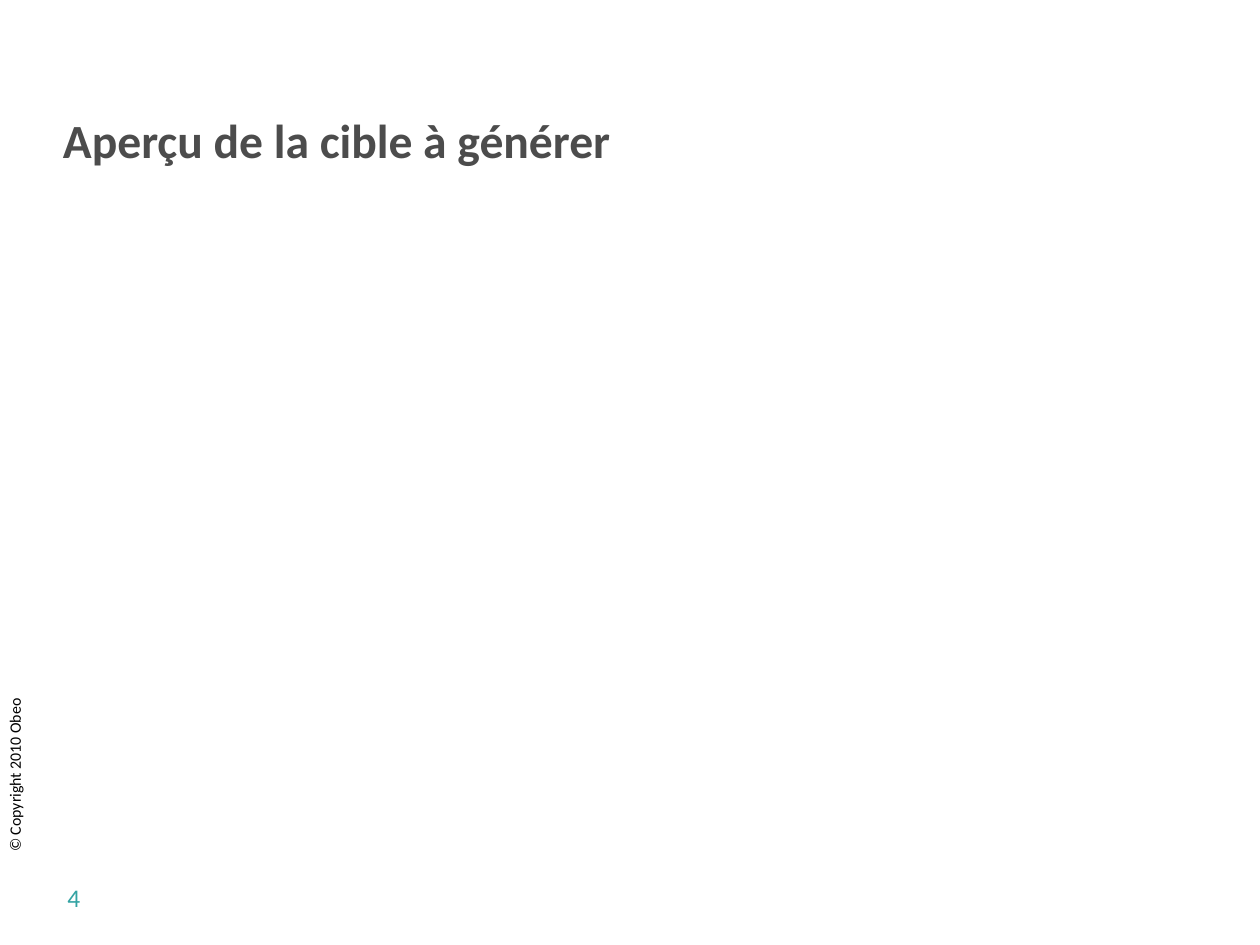
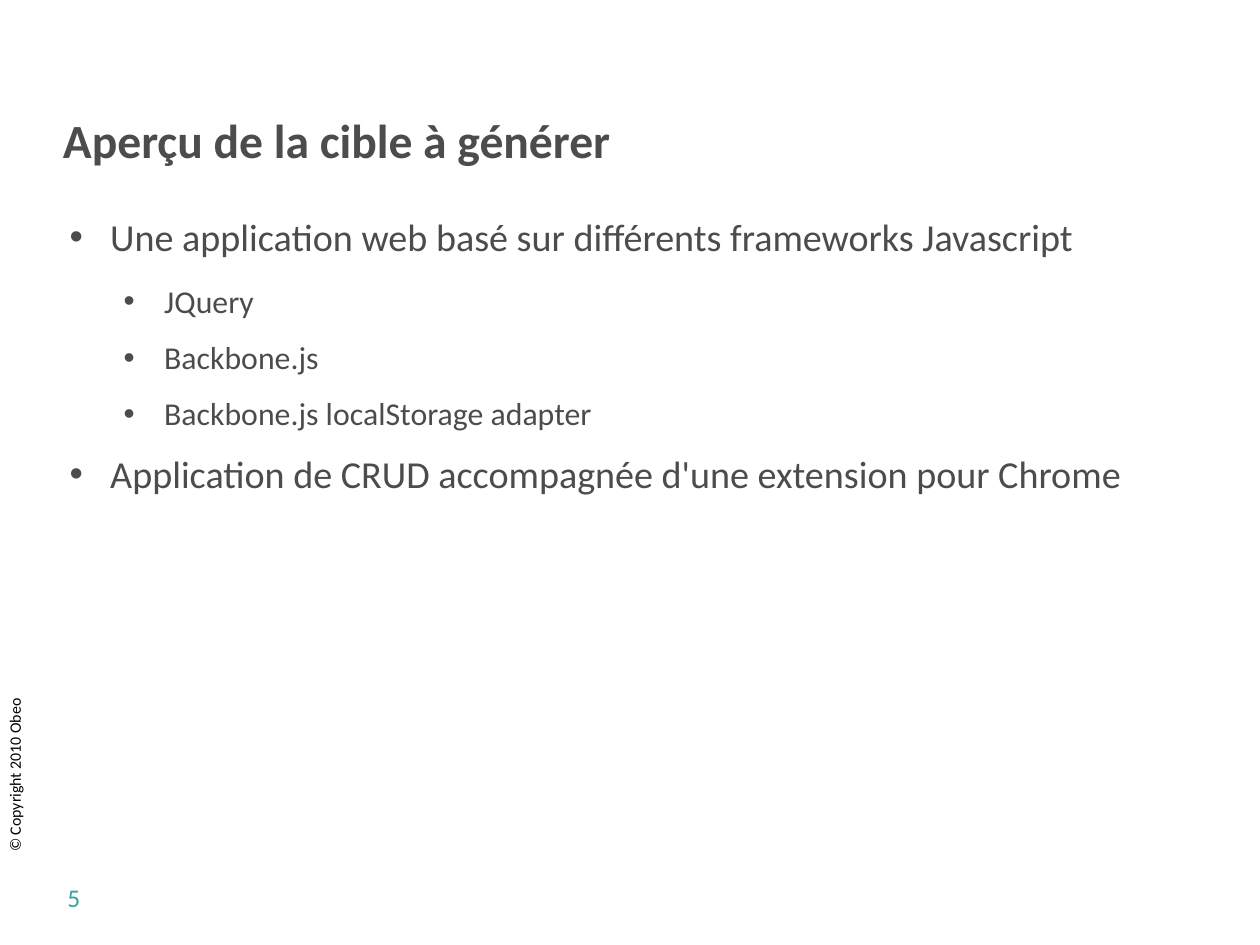
Before and after one commit to sbegaudeau/acceleo-tutorial, a slide deck: slide 5 of documentation/org.eclipse.acceleo.tutorial.slides/breizhcamp/Acceleo Tutorial Breizhcamp.odp (slide 4 before the commit). Drawn at 1260x945 pixels with LibreOffice and Linux fonts; fonts in the diff are those of the drawing; background and template pictures are left out. Boxes give left, top, right and bottom in pixels: in the first picture for what was removed or moved away, otherwise in the second. Text is boxed around its words. In the diff, an @@ line names an element or a change of style, - is before the commit and + after.

```diff
--- a/documentation/org.eclipse.acceleo.tutorial.slides/breizhcamp/Acceleo Tutorial Breizhcamp.odp
+++ b/documentation/org.eclipse.acceleo.tutorial.slides/breizhcamp/Acceleo Tutorial Breizhcamp.odp
@@ text added at (x1=110, y1=224, x2=1120, y2=495), 24 pt, text #4C4C4C @@
+• Une application web basé sur différents frameworks Javascript
+  • JQuery
+  • Backbone.js
+  • Backbone.js localStorage adapter
+• Application de CRUD accompagnée d'une extension pour Chrome
@@ page number at (x1=67, y1=890, x2=80, y2=907): text changed @@
-4
+5
```
Also in this commit, not shown: 3 other slides changed, 6 slides added, 4 slides removed, 1 other file.
